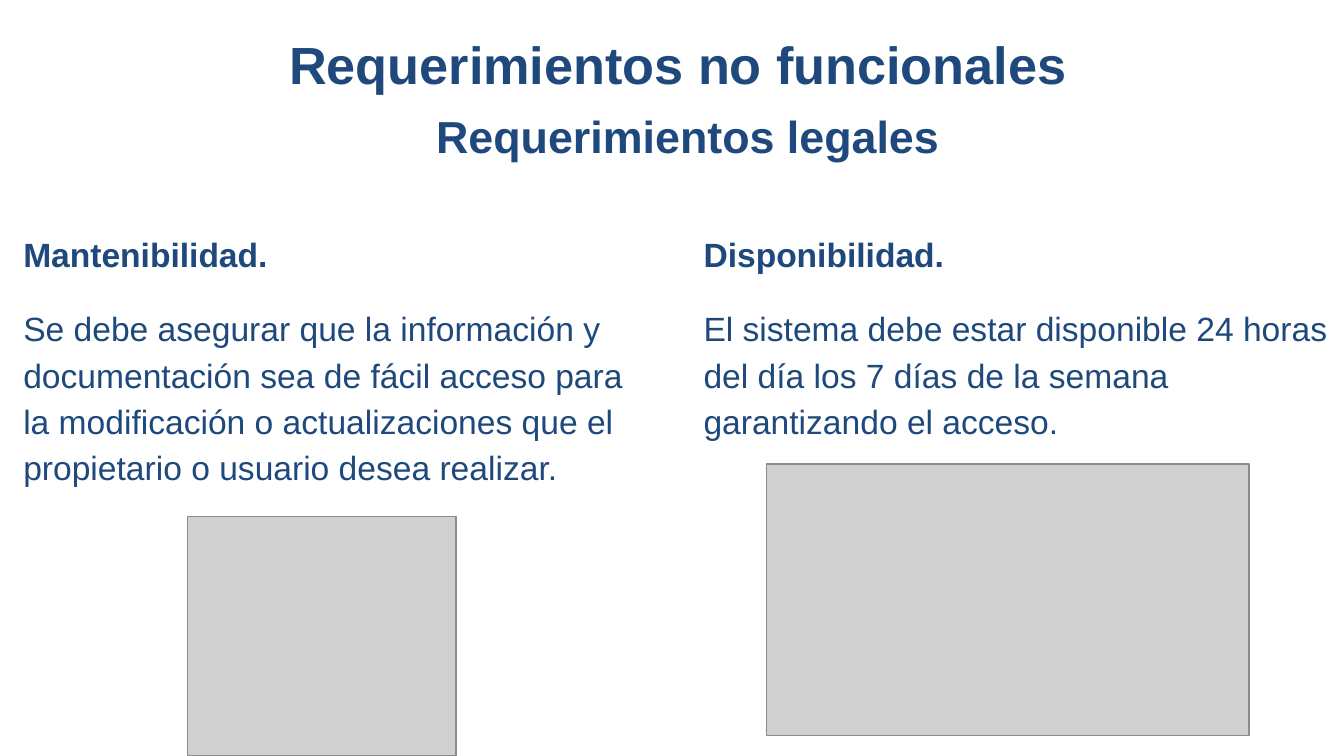
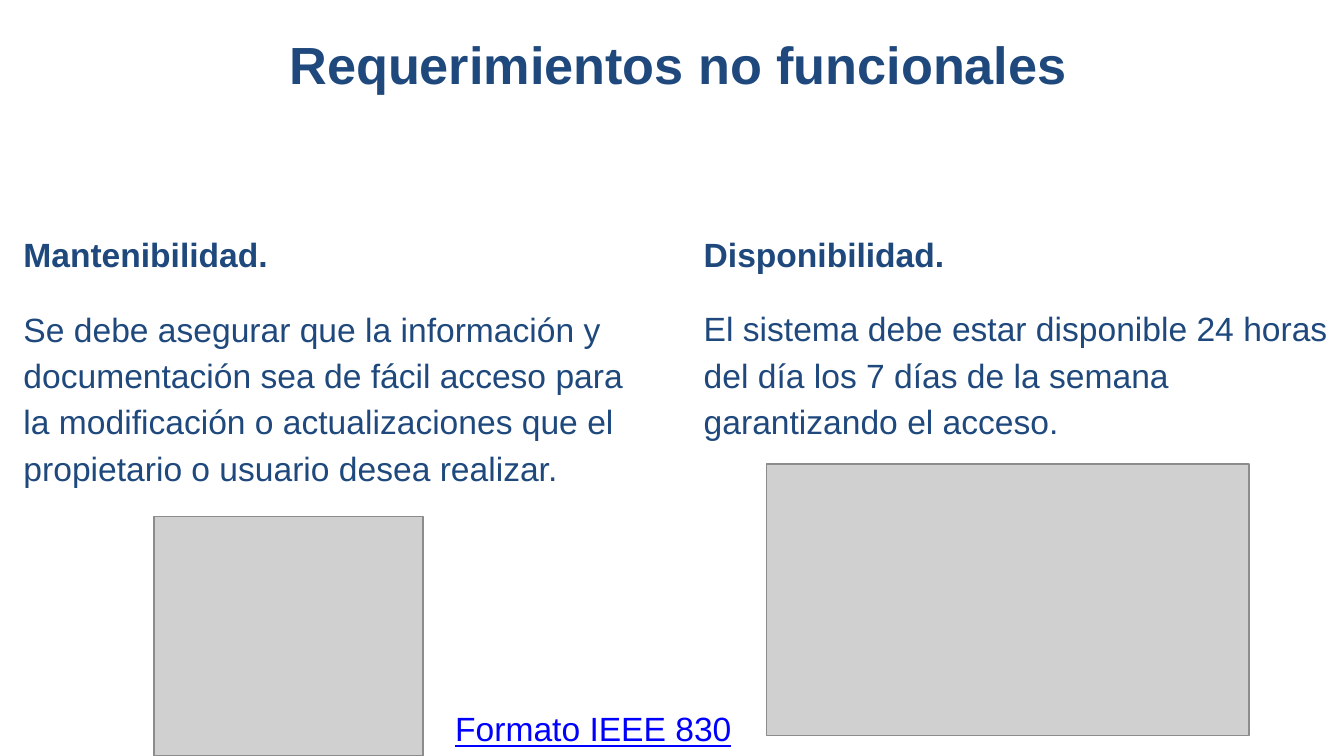
Before and after one commit to LauraV8/ProyectoSena1Tri, a slide deck: slide 29 of Presentación Proyecto.pptx (slide 27 before the commit). Drawn at 1344x756 pixels with LibreOffice and Linux fonts; fonts in the diff are those of the drawing; grey boxes stand for pictures; background and template pictures are left out. Boxes give left, top, right and bottom in pixels: in the first picture for what was removed or moved away, otherwise in the second. Text is boxed around its words. In the diff, an @@ line names an element or a change of style, - is before the commit and + after.

```diff
--- a/Presentación Proyecto.pptx
+++ b/Presentación Proyecto.pptx
@@ text removed at (436,120,939,162) @@
-Requerimientos legales
@@ text "Mantenibilidad." at (23,242,623,487): less space between paragraphs @@
@@ picture: place and size @@
-picture at (187,517,456,756)
+picture at (155,517,423,756)
@@ text added at (455,717,731,747), 18 pt, text #0000FF, underline @@
+Formato IEEE 830
```
Also in this commit, not shown: 8 other slides changed, 3 slides added, 1 slide removed, 2 other files.
